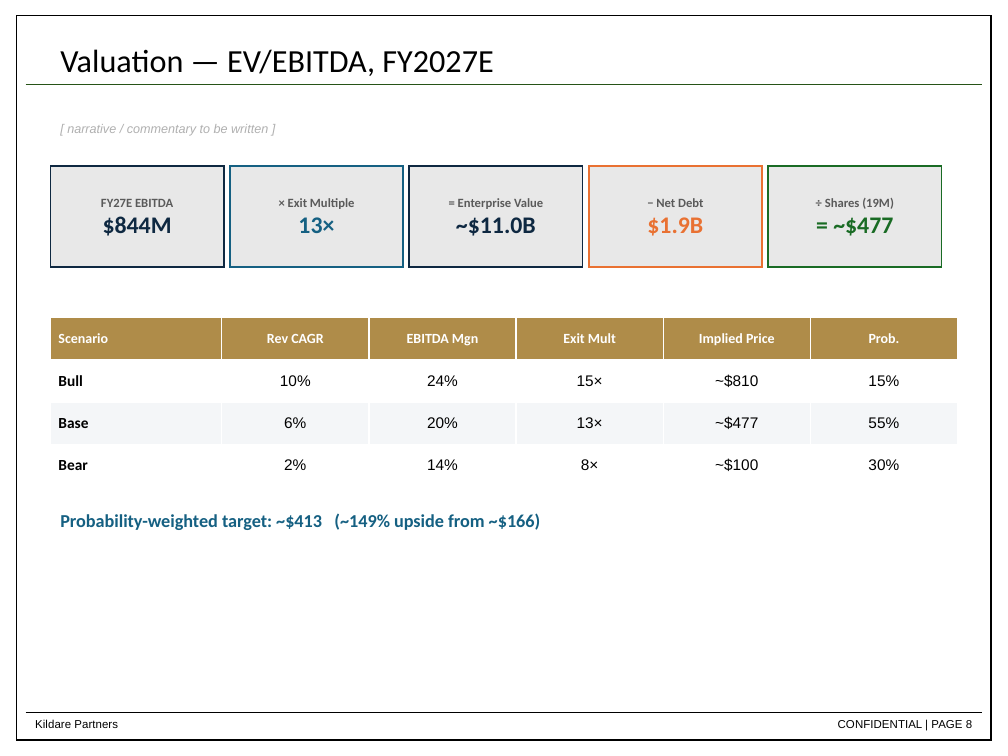
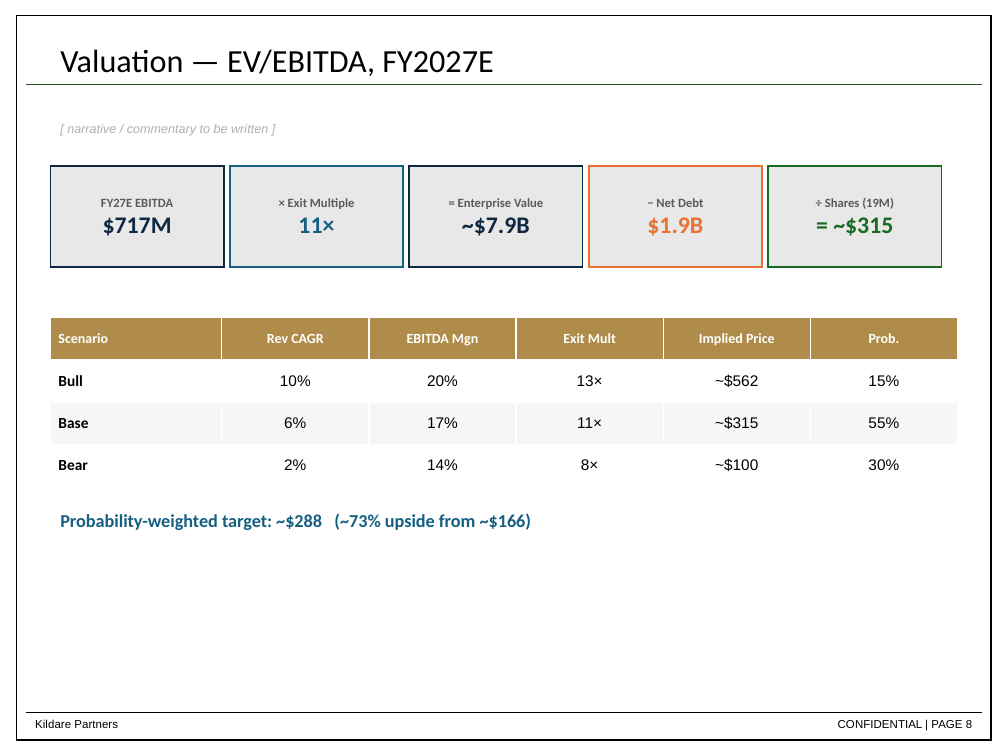
Before and after one commit to dchen88888/Nike-Stock-Pitch, a slide deck: slide 8 of RH_Stock_Pitch_updated.pptx. Drawn at 1008x756 pixels with LibreOffice and Linux fonts; fonts in the diff are those of the drawing. Boxes give left, top, right and bottom in pixels: in the first picture for what was removed or moved away, otherwise in the second. Text is boxed around its words. In the diff, an @@ line names an element or a change of style, - is before the commit and + after.

```diff
--- a/RH_Stock_Pitch_updated.pptx
+++ b/RH_Stock_Pitch_updated.pptx
@@ text in rectangle at <box>103,217,172,236</box>: text changed @@
-$844M
+$717M
@@ text in rectangle at <box>298,217,334,233</box>: text changed @@
-13×
+11×
@@ text in rectangle at <box>462,217,530,236</box>: text changed @@
-~$11.0B
+~$7.9B
@@ text in rectangle at <box>833,217,893,236</box>: text changed @@
-= ~$477
+= ~$315
@@ table at <box>50,318,958,487</box> @@
-row 2: Bull | 10% | 24% | 15× | ~$810 | 15%
+row 2: Bull | 10% | 20% | 13× | ~$562 | 15%
-row 3: Base | 6% | 20% | 13× | ~$477 | 55%
+row 3: Base | 6% | 17% | 11× | ~$315 | 55%
@@ text at <box>60,513,532,530</box>: text changed @@
-Probability-weighted target: ~$413 (~149% upside from ~$166)
+Probability-weighted target: ~$288 (~73% upside from ~$166)
```
Also in this commit, not shown: 2 other slides changed, 1 other file.
